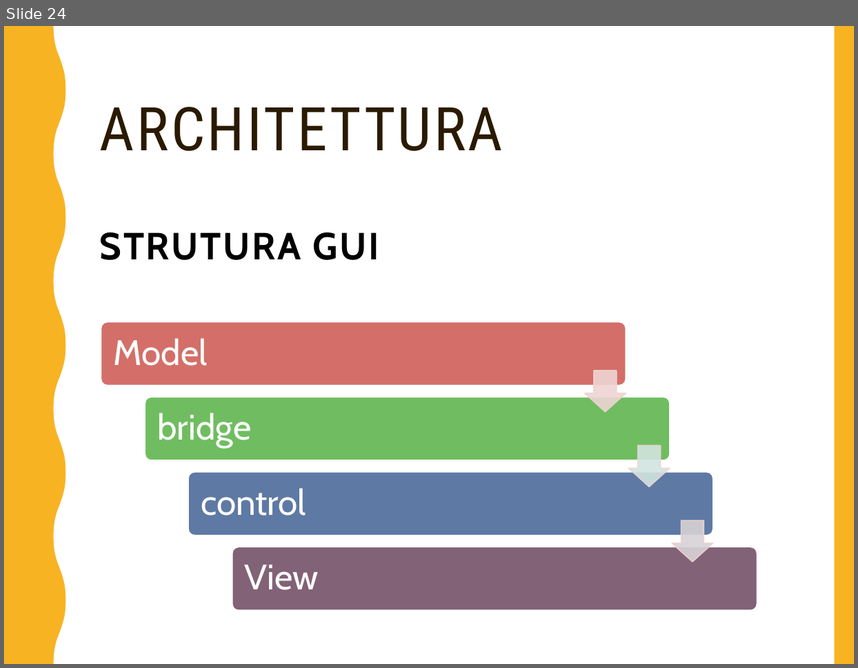
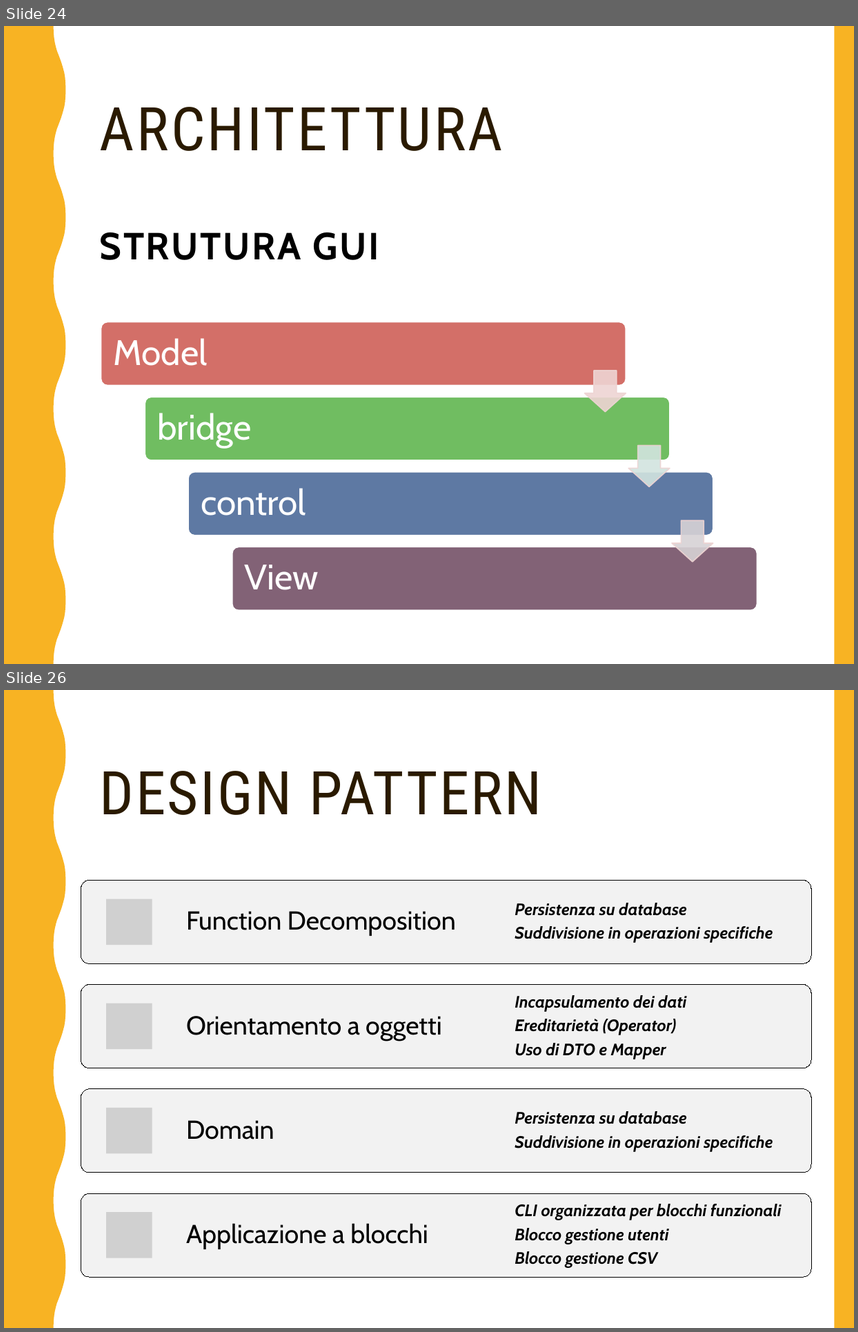
Before and after one commit to RiccardoSC2050/Progetto-ingegneria-del-software_1092954_1092457, a slide deck: presentazione/pw/Presentazione_Progetto_Ingegneria_Software(1).pptx. Shown one above the other, each under a label of ours: slide 24 before the commit, slides 24 and 26 after it; the slides between them are not shown. The pictures are 858x668 and 858x1332 pixels, drawn with LibreOffice and Linux fonts; fonts in the diff are those of the drawing; grey boxes stand for pictures. Boxes give left, top, right and bottom in pixels: in the first picture for what was removed or moved away, otherwise in the second. Text is boxed around its words. In the diff, an @@ line names an element or a change of style, - is before the commit and + after.

```diff
--- a/presentazione/pw/Presentazione_Progetto_Ingegneria_Software(1).pptx
+++ b/presentazione/pw/Presentazione_Progetto_Ingegneria_Software(1).pptx
@@ slide 26 added at (4,690,854,1328), background #FFFFFF; not listed: 1 template element that a slide beside it also shows @@
@@ rectangle added at (4,690,854,1328), fill #FFFFFF @@
@@ freeform shape added at (4,690,66,1328), fill #F8B323 @@
@@ rectangle added at (835,690,854,1328), fill #F8B323 @@
@@ title added at (100,771,542,815), 51 pt, text #2A1A00 @@
+DESIGN PATTERN
@@ group added at (81,880,811,1276): 8 texts, 4 rounded rectangles, 4 pictures @@
+Function Decomposition
+Persistenza su database
+Suddivisione in operazioni specifiche
+Orientamento a oggetti
+Incapsulamento dei dati
+Ereditarietà (Operator)
+Uso di DTO e Mapper
+Domain
+Persistenza su database
+Suddivisione in operazioni specifiche
+Applicazione a blocchi
+CLI organizzata per blocchi funzionali
+Blocco gestione utenti
+Blocco gestione CSV
```
Also in this commit, not shown: 4 slides changed, 22 other slides added, 2 slides removed, 5 other files.
